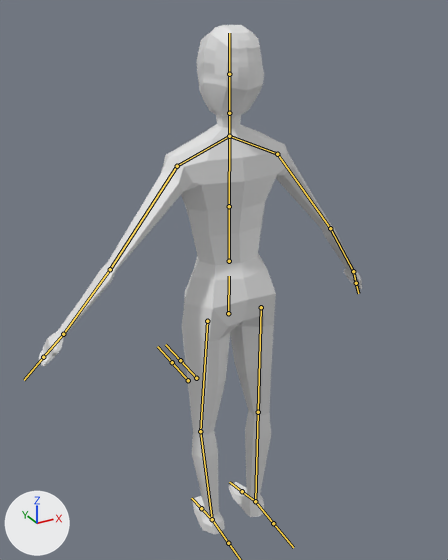
Two versions of the FBX model Assets/Models/charakter.fbx, one commit apart.
Rendered twice from a 50 mm lens placed at (-0.993, -1.768, 1.956), pointed at (0.072, 0.169, 0.988). The axes (+X, +Y, +Z) are drawn at lower left. The lights are the same throughout. The bones that bend it are drawn over the model as lines.

Names of what the first picture shows: 'charaket_mesh'.
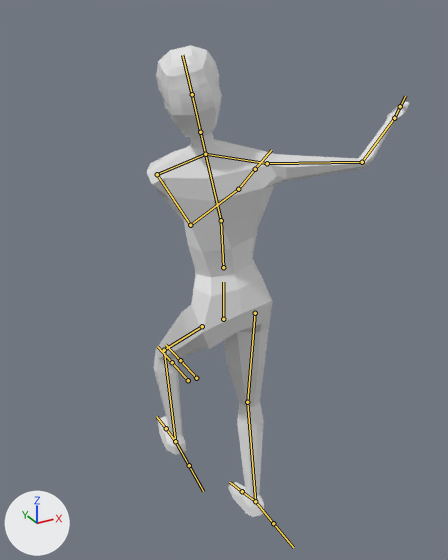
The newer file adds an action. The first version stands in its rest pose; the second is drawn at frame 15 of the action 'Armature|Dance_1'.

Scene script edits in JSON lines:
```json
{"block": "bone_root", "where": "bone_root = bpy.data.objects['Armature'].pose.bones['ROOT']"}
{"op": "set", "path": "bone_root.location", "old": "(0.0, 0.0, 0.0)", "new": "(0.0, -0.04, 0.04)"}
{"block": "bone_lower_spine", "where": "bone_lower_spine = bpy.data.objects['Armature'].pose.bones['lower_spine']  # child of 'ROOT'"}
{"op": "set", "path": "bone_lower_spine.rotation_quaternion", "old": "(1.0, 0.0, 0.0, 0.0)", "new": "(0.993, -0.09, 0.007, -0.074)", "note": "degrees (0, 0, 0) -> degrees (-10, 0, -9)"}
{"block": "bone_upper_spine", "where": "bone_upper_spine = bpy.data.objects['Armature'].pose.bones['upper_spine']  # child of 'lower_spine'"}
{"op": "set", "path": "bone_upper_spine.rotation_quaternion", "old": "(1.0, 0.0, 0.0, 0.0)", "new": "(0.968, 0.093, -0.226, -0.06)", "note": "degrees (0, 0, 0) -> degrees (13, -25, -10)"}
{"block": "bone_shoulder_l", "where": "bone_shoulder_l = bpy.data.objects['Armature'].pose.bones['shoulder.l']  # child of 'upper_spine'"}
{"op": "set", "path": "bone_shoulder_l.rotation_quaternion", "old": "(1.0, 0.0, 0.0, 0.0)", "new": "(0.978, 0.189, 0.065, 0.055)", "note": "degrees (0, 0, 0) -> degrees (22, 6, 8)"}
{"block": "bone_upper_arm_l", "where": "bone_upper_arm_l = bpy.data.objects['Armature'].pose.bones['upper_arm.l']  # child of 'shoulder.l'"}
{"op": "set", "path": "bone_upper_arm_l.rotation_quaternion", "old": "(1.0, 0.0, 0.0, 0.0)", "new": "(0.841, 0.253, -0.294, -0.376)", "note": "degrees (0, 0, 0) -> degrees (43, -18, -55)"}
{"block": "bone_lower_arm_l", "where": "bone_lower_arm_l = bpy.data.objects['Armature'].pose.bones['lower_arm.l']  # child of 'upper_arm.l'"}
{"op": "set", "path": "bone_lower_arm_l.rotation_quaternion", "old": "(1.0, 0.0, 0.0, 0.0)", "new": "(0.815, 0.242, -0.05, -0.524)", "note": "degrees (0, 0, 0) -> degrees (27, 10, -63)"}
{"block": "bone_upper_arm_r", "where": "bone_upper_arm_r = bpy.data.objects['Armature'].pose.bones['upper_arm.r']  # child of 'shoulder.r'"}
{"op": "set", "path": "bone_upper_arm_r.rotation_quaternion", "old": "(1.0, 0.0, 0.0, 0.0)", "new": "(0.919, -0.204, -0.176, 0.288)", "note": "degrees (0, 0, 0) -> degrees (-29, -12, 38)"}
{"block": "bone_lower_arm_r", "where": "bone_lower_arm_r = bpy.data.objects['Armature'].pose.bones['lower_arm.r']  # child of 'upper_arm.r'"}
{"op": "set", "path": "bone_lower_arm_r.rotation_quaternion", "old": "(1.0, 0.0, 0.0, 0.0)", "new": "(0.922, 0.029, -0.196, 0.333)", "note": "degrees (0, 0, 0) -> degrees (-5, -22, 41)"}
{"block": "bone_upper_leg_l", "where": "bone_upper_leg_l = bpy.data.objects['Armature'].pose.bones['upper_leg.l']  # child of 'ROOT'"}
{"op": "set", "path": "bone_upper_leg_l.rotation_quaternion", "old": "(1.0, 0.0, 0.0, 0.0)", "new": "(0.876, 0.404, 0.249, 0.091)", "note": "degrees (0, 0, 0) -> degrees (54, 21, 23)"}
{"block": "bone_lower_leg_l", "where": "bone_lower_leg_l = bpy.data.objects['Armature'].pose.bones['lower_leg.l']  # child of 'upper_leg.l'"}
{"op": "set", "path": "bone_lower_leg_l.rotation_quaternion", "old": "(1.0, 0.0, 0.0, 0.0)", "new": "(0.888, -0.392, 0.0, -0.24)", "note": "degrees (0, 0, 0) -> degrees (-45, -11, -26)"}
{"block": "bone_foot_l", "where": "bone_foot_l = bpy.data.objects['Armature'].pose.bones['foot.l']  # child of 'lower_leg.l'"}
{"op": "set", "path": "bone_foot_l.rotation_quaternion", "old": "(1.0, 0.0, 0.0, 0.0)", "new": "(0.94, 0.205, -0.038, 0.27)", "note": "degrees (0, 0, 0) -> degrees (22, -11, 30)"}
{"block": "bone_upper_leg_r", "where": "bone_upper_leg_r = bpy.data.objects['Armature'].pose.bones['upper_leg.r']  # child of 'ROOT'"}
{"op": "set", "path": "bone_upper_leg_r.rotation_quaternion", "old": "(1.0, 0.0, 0.0, 0.0)", "new": "(0.99, -0.074, -0.119, 0.03)", "note": "degrees (0, 0, 0) -> degrees (-9, -13, 5)"}
{"block": "bone_lower_leg_r", "where": "bone_lower_leg_r = bpy.data.objects['Armature'].pose.bones['lower_leg.r']  # child of 'upper_leg.r'"}
{"op": "set", "path": "bone_lower_leg_r.rotation_quaternion", "old": "(1.0, 0.0, 0.0, 0.0)", "new": "(0.977, 0.183, 0.0, -0.113)", "note": "degrees (0, 0, 0) -> degrees (21, 2, -13)"}
{"block": "bone_foot_r", "where": "bone_foot_r = bpy.data.objects['Armature'].pose.bones['foot.r']  # child of 'lower_leg.r'"}
{"op": "set", "path": "bone_foot_r.rotation_quaternion", "old": "(1.0, 0.0, 0.0, 0.0)", "new": "(0.984, -0.128, -0.017, -0.126)", "note": "degrees (0, 0, 0) -> degrees (-14, -4, -14)"}
```

Location of each change, [x1, y1, x2, y2] in pixels of the pictures (448 x 560 px):
```json
{"object": "charaket_mesh", "change": "posed", "before": [39, 25, 362, 534], "after": [147, 45, 409, 517], "on screen": "19% narrower, 7% shorter"}
{"bone": "ROOT", "before": "(228, 313) to (229, 276)", "after": "(223, 319) to (223, 282)"}
{"bone": "lower_spine", "before": "(229, 261) to (229, 206)", "after": "(223, 267) to (221, 220)"}
{"bone": "upper_spine", "before": "(229, 206) to (229, 136)", "after": "(221, 220) to (205, 154)"}
{"bone": "shoulder.l", "before": "(229, 136) to (177, 166)", "after": "(205, 154) to (157, 174)"}
{"bone": "upper_arm.l", "before": "(177, 166) to (110, 269)", "after": "(157, 174) to (190, 225)"}
{"bone": "lower_arm.l", "before": "(110, 269) to (63, 334)", "after": "(190, 225) to (238, 189)"}
{"bone": "upper_arm.r", "before": "(277, 154) to (330, 228)", "after": "(267, 163) to (362, 162)"}
{"bone": "lower_arm.r", "before": "(330, 228) to (353, 271)", "after": "(362, 162) to (394, 118)"}
{"bone": "upper_leg.l", "before": "(207, 321) to (200, 431)", "after": "(202, 326) to (164, 350)"}
{"bone": "lower_leg.l", "before": "(200, 431) to (212, 519)", "after": "(164, 350) to (175, 441)"}
{"bone": "foot.l", "before": "(212, 519) to (201, 508)", "after": "(175, 441) to (166, 428)"}
{"bone": "upper_leg.r", "before": "(261, 307) to (258, 412)", "after": "(255, 313) to (247, 402)"}
{"bone": "lower_leg.r", "before": "(258, 412) to (255, 501)", "after": "(247, 402) to (255, 501)"}
```
